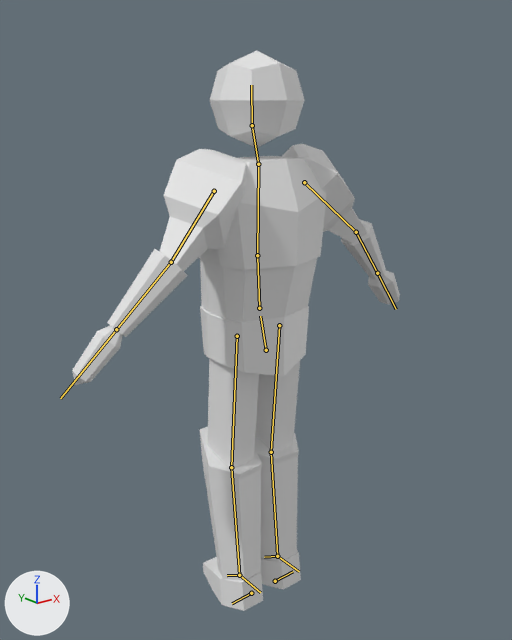
The glTF model meshes/characters/omnistriker/omnistriker.glb as it was, and as the next commit left it.
Camera for both pictures: a 50 mm lens placed at (-1.52, -1.9, 1.87), pointed at (0.1, 0.13, 1.06). The lights are fixed; the arrows at lower left show +X, +Y and +Z. The picture after the commit comes second. The bones that change, and the others that lie on the model, are drawn over the model as lines.

In view in the first picture: 'omnistriker'.
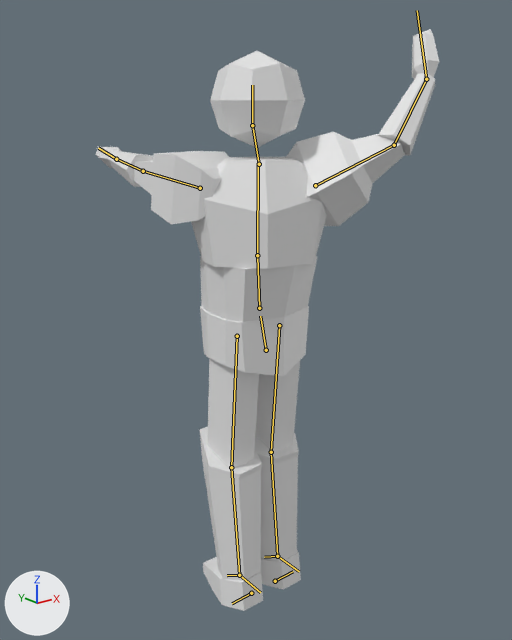
The newer file adds an action. The first version stands in its rest pose; the second is drawn at frame 1 of the action 'throw_idle'.

The change, as a list of edits to the scene's bpy script:
```text
Change bone_spine_002:
    where bone_spine_002 = bpy.data.objects['Armature'].pose.bones['spine.002']  # child of 'spine.001'
    bone_spine_002.rotation_quaternion: (1.0, 0.0, 0.0, 0.0) -> (0.966, 0.0, -0.259, -0.005)  # degrees (0, 0, 0) -> degrees (0, -30, -1)
Change bone_spine_003:
    where bone_spine_003 = bpy.data.objects['Armature'].pose.bones['spine.003']  # child of 'spine.002'
    bone_spine_003.location: (0.0, 0.0, 0.0) -> (-0.005, 0.001, 0.003)
    bone_spine_003.rotation_quaternion: (1.0, 0.0, 0.0, 0.0) -> (0.966, 0.0, 0.248, -0.073)  # degrees (0, 0, 0) -> degrees (-2, 29, -9)
Change bone_upper_arm_l:
    where bone_upper_arm_l = bpy.data.objects['Armature'].pose.bones['upper_arm.L']  # child of 'spine.002'
    bone_upper_arm_l.rotation_quaternion: (1.0, 0.0, 0.0, 0.0) -> (0.72, 0.384, 0.299, 0.496)  # degrees (0, 0, 0) -> degrees (58, 3, 71)
Change bone_forearm_l:
    where bone_forearm_l = bpy.data.objects['Armature'].pose.bones['forearm.L']  # child of 'upper_arm.L'
    bone_forearm_l.rotation_quaternion: (1.0, 0.0, 0.0, 0.0) -> (0.973, -0.024, -0.2, 0.114)  # degrees (0, 0, 0) -> degrees (-6, -23, 14)
Change bone_hand_l:
    where bone_hand_l = bpy.data.objects['Armature'].pose.bones['hand.L']  # child of 'forearm.L'
    bone_hand_l.rotation_quaternion: (1.0, 0.0, 0.0, 0.0) -> (0.994, 0.035, -0.104, 0.009)  # degrees (0, 0, 0) -> degrees (4, -12, 1)
Change bone_upper_arm_r:
    where bone_upper_arm_r = bpy.data.objects['Armature'].pose.bones['upper_arm.R']  # child of 'spine.002'
    bone_upper_arm_r.rotation_quaternion: (1.0, 0.0, 0.0, 0.0) -> (0.798, 0.051, 0.195, -0.567)  # degrees (0, 0, 0) -> degrees (-9, 22, -72)
Change bone_forearm_r:
    where bone_forearm_r = bpy.data.objects['Armature'].pose.bones['forearm.R']  # child of 'upper_arm.R'
    bone_forearm_r.rotation_quaternion: (1.0, 0.0, 0.0, 0.0) -> (0.959, 0.169, 0.051, -0.221)  # degrees (0, 0, 0) -> degrees (18, 10, -24)
Change bone_hand_r:
    where bone_hand_r = bpy.data.objects['Armature'].pose.bones['hand.R']  # child of 'forearm.R'
    bone_hand_r.rotation_quaternion: (1.0, 0.0, 0.0, 0.0) -> (0.966, 0.186, 0.012, -0.181)  # degrees (0, 0, 0) -> degrees (21, 5, -20)
```

Boxes [x1, y1, x2, y2] around the edits, measured in the pictures (512 x 640 px):
'omnistriker', posed
    before: [72, 51, 400, 611]
    after: [95, 29, 439, 611]
bone 'spine.003', root to tip
    before: (258, 164) to (252, 125)
    after: (259, 164) to (252, 125)
bone 'upper_arm.L', root to tip
    before: (214, 191) to (171, 262)
    after: (200, 188) to (143, 171)
bone 'forearm.L', root to tip
    before: (171, 262) to (116, 329)
    after: (143, 171) to (116, 159)
bone 'hand.L', root to tip
    before: (116, 329) to (60, 398)
    after: (116, 159) to (98, 148)
bone 'upper_arm.R', root to tip
    before: (304, 182) to (356, 232)
    after: (315, 185) to (394, 145)
bone 'forearm.R', root to tip
    before: (356, 232) to (377, 273)
    after: (394, 145) to (426, 79)
bone 'hand.R', root to tip
    before: (377, 273) to (396, 309)
    after: (426, 79) to (417, 10)
